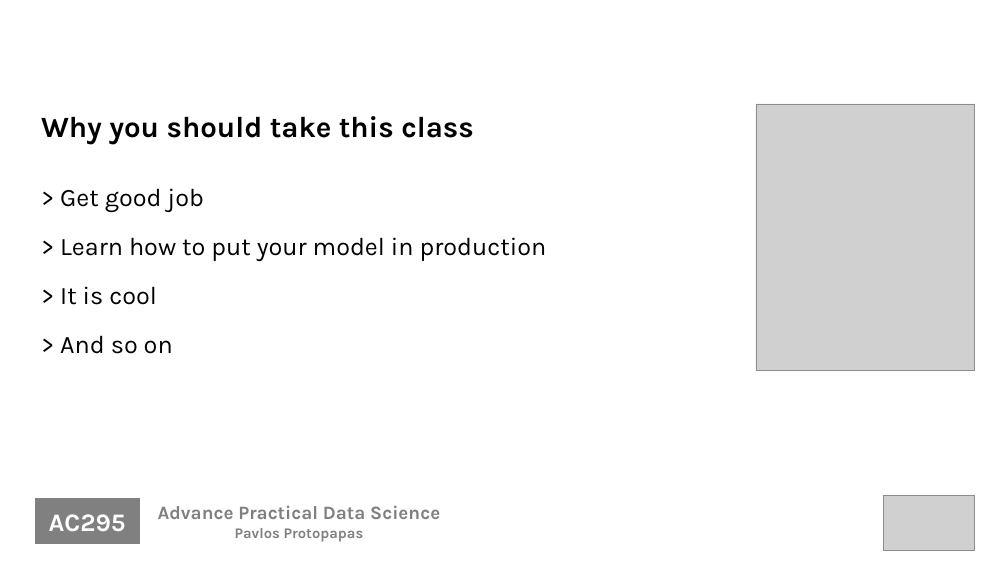
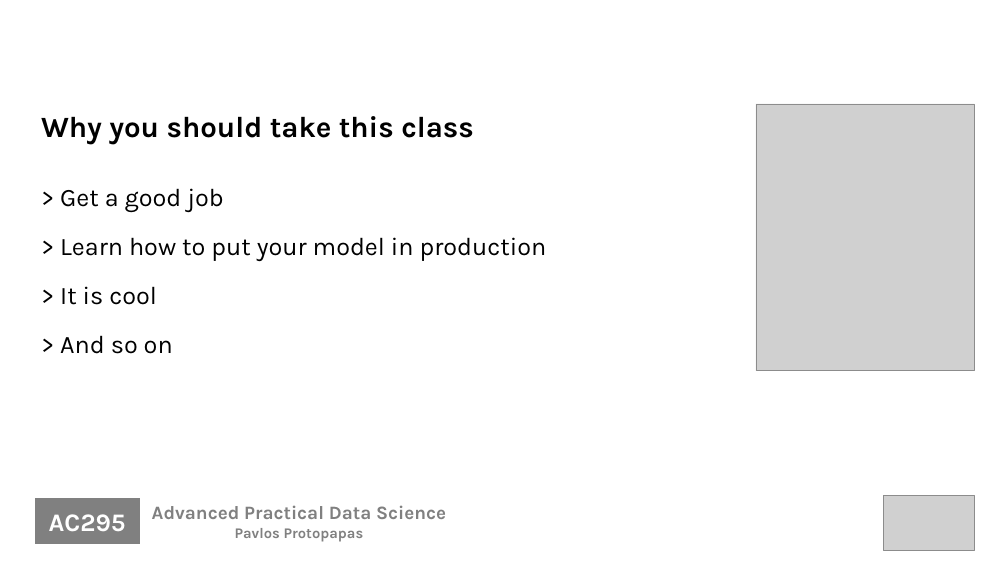
Before and after one commit to Harvard-IACS/2020-AC295, a slide deck: slide 6 of content/lectures/lecture1/presentation/lecture1_draft.pptx. Drawn at 1008x567 pixels with LibreOffice and Linux fonts; fonts in the diff are those of the drawing; grey boxes stand for pictures. Boxes give left, top, right and bottom in pixels: in the first picture for what was removed or moved away, otherwise in the second. Text is boxed around its words. In the diff, an @@ line names an element or a change of style, - is before the commit and + after.

```diff
--- a/content/lectures/lecture1/presentation/lecture1_draft.pptx
+++ b/content/lectures/lecture1/presentation/lecture1_draft.pptx
@@ text at box(60, 188, 224, 212): text changed @@
-> Get good job
+> Get a good job
@@ text at box(152, 506, 446, 519): text changed @@
-Advance Practical Data Science
+Advanced Practical Data Science
```
Also in this commit, not shown: 5 other slides changed.
